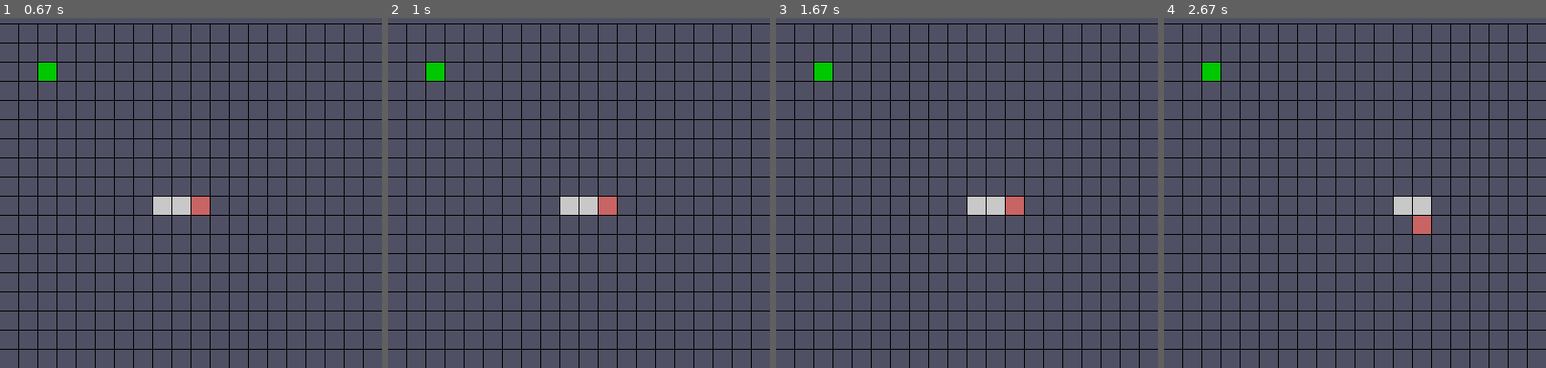
Above: before the commit, frames 1-4 (left to right).
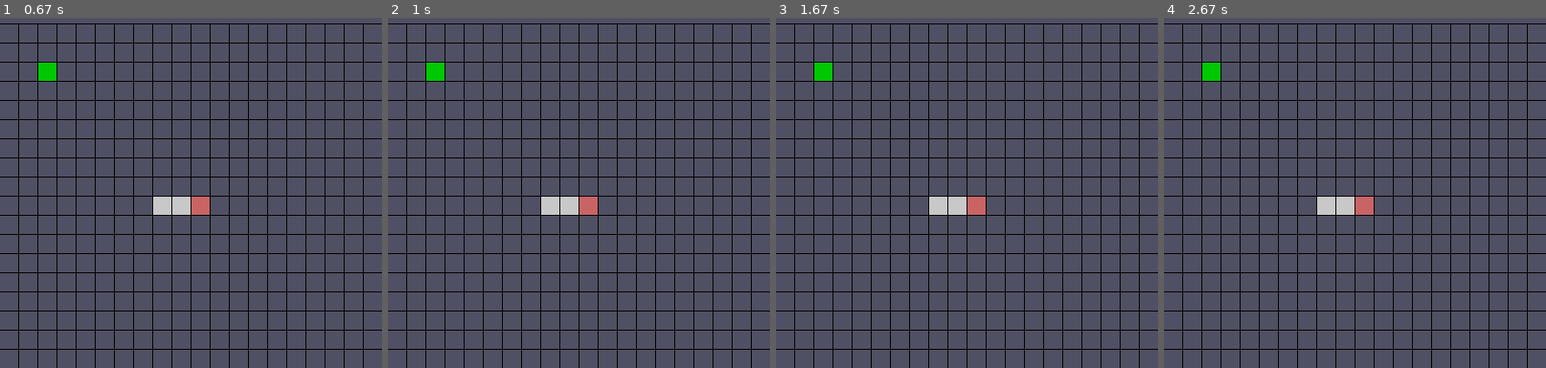
Above: after the commit, the same moments.

Repository: JimmyDurrell/Game_Gobble
Game: pygame game, started from gobble.py
Two runs of this game, one before a commit and one after it. Both use one fixed random seed, a clock stepped at 60 frames per second and the inputs below.
Inputs (mouse positions are in pixels of both pictures, inside the frame that each line leads up to):
- Up to frame 1 (0.67 s): click (191, 168) at 0.38 s
- Up to frame 2 (1 s): hold Right from 0.67 s (still down)
- Up to frame 3 (1.67 s): release Right at 1.13 s; hold Right from 1.5 s (still down)
- Up to frame 4 (2.67 s): release Right at 1.97 s; hold Left 2-2.53 s; hold Down from 2.57 s (still down)

Frame 1 is identical in both runs. In frame 2, 0.7% of the frame differs, in the area x 40-60%, y 51-57%; in frame 3, 1.2%; in frame 4, 1.5%, in the area x 40-70%, y 51-62%.

Commit message:
更改了移动模式，让贪吃蛇的灵敏度与速度有挂，但是出现了一些问题，如按下反方向键会停顿。

Diff:
--- a/gobble.py
+++ b/gobble.py
@@ -51,31 +51,30 @@
                 Update_All()
                 pygame.display.update()
 
+                now_time = time.time()
+                if now_time - last_time <= snake.speed:
+                    continue
+                else:
+                    last_time = now_time
+
                 if event_dict["up"]:
                     event_dict["up"] = False
                     if snake.is_direction_horizontal():
                         snake.move_up(eat_flag := snake.is_food_up(food, snake.direction))
-                        last_time = time.time()
                 elif event_dict["down"]:
                     event_dict["down"] = False
                     if snake.is_direction_horizontal():
                         snake.move_down(eat_flag := snake.is_food_down(food, snake.direction))
-                        last_time = time.time()
                 elif event_dict["left"]:
                     event_dict["left"] = False
                     if snake.is_direction_vertical():
                         snake.move_left(eat_flag := snake.is_food_left(food, snake.direction))
-                        last_time = time.time()
                 elif event_dict["right"]:
                     event_dict["right"] = False
                     if snake.is_direction_vertical():
                         snake.move_right(eat_flag := snake.is_food_right(food, snake.direction))
-                        last_time = time.time()
                 else:  # 没有按键按下
-                    now_time = time.time()
-                    if now_time - last_time > snake.speed:
-                        snake.move(eat_flag := snake.is_food_ahead(food, snake.direction))
-                        last_time = now_time
+                    snake.move(eat_flag := snake.is_food_ahead(food, snake.direction))
 
                 if eat_flag:
                     eat_flag = False
